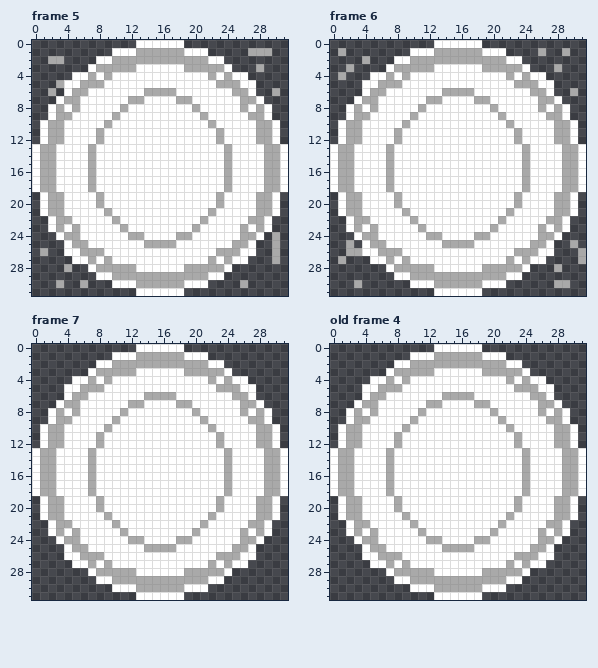
File history of a pixel-art file, assets/AreaAttack.aseprite. This is how it looked before the edit.
32x32 pixels, 8 frames. Shown: frame 5, frame 6, frame 7, old frame 4. The commit also changed other frames, which this record leaves out.
After the commit:
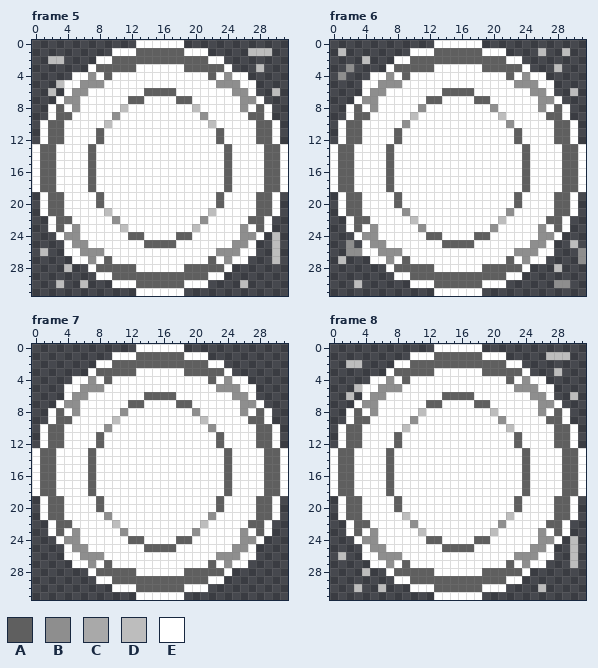
Palette (. is transparent): A #5f5f5f  B #8e8e8e  C #a9a9a9  D #bdbdbd  E #ffffff
A new or re-ordered frame is compared with the old frame closest to it.
Diff:
layer "area_melee" added
layer "Fire" removed
layer "Water" removed
layer "Earth" removed
layer "Air" removed
frames re-ordered
Changed rows in their new state; - is an unchanged pixel.
Frame 5, layer "area_melee":
first column x 1:
 1 ------------AAAAAA--------DDD-
 2 -DD------AAAAAAAAAAAA---------
 3 -------AAAAA------AAAAA----D--
 4 ------B-A------------A-B------
 5 --D--BBB--------------BBB-----
 6 -D--BB-------AAAA-------BB---D
 7 ---BB------AA----AA------BB---
 8 --A-B-----D--------D-----B-A--
 9 --AA-----B----------B-----AA--
10 -AA-----D------------D-----AA-
11 -AA----A--------------A----AA-
12 -AA----A--------------A----AA-
13 AA----A----------------A----AA
14 AA----A----------------A----AA
15 AA----A----------------A----AA
16 AA----A----------------A----AA
17 AA----A----------------A----AA
18 AA----A----------------A----AA
19 -AA----A--------------A----AA-
20 -AA----A--------------A----AA-
21 -AA-----D------------D-----AA-
22 --AA-----B----------B-----AA--
23 --A-B-----D--------D-----B-A--
24 ---BB------AA----AA------BB--D
25 ----BB-------AAAA-------BB---D
26 D----BBB--------------BBB----D
27 ------B-A------------A-B-----D
28 ---D---AAAAA------AAAAA-------
29 ---------AAAAAAAAAAAA---------
30 --D--D------AAAAAA-------D----
Frame 6, layer "area_melee":
first column x 1:
 1 D-----------AAAAAA-------D--D--
 2 ---D-----AAAAAAAAAAAA----------
 3 -B-----AAAAA------AAAAA----D---
 4 B-----B-A------------A-B-------
 5 -----BBB--------------BBB------
 6 ----BB-------AAAA-------BB---D-
 7 ---BB------AA----AA------BB----
 8 --A-B-----B--------B-----B-A---
 9 --AA-----D----------D-----AA---
10 -AA-----B------------B-----AA--
11 -AA----A--------------A----AA--
12 -AA----A--------------A----AA--
13 AA----A----------------A----AA-
14 AA----A----------------A----AA-
15 AA----A----------------A----AA-
16 AA----A----------------A----AA-
17 AA----A----------------A----AA-
18 AA----A----------------A----AA-
19 -AA----A--------------A----AA--
20 -AA----A--------------A----AA--
21 -AA-----B------------B-----AA--
22 --AA-----D----------D-----AA---
23 --A-B-----B--------B-----B-A---
24 ---BB------AA----AA------BB----
25 -B--BB-------AAAA-------BB---D-
26 -BB--BBB--------------BBB-----B
27 D-----B-A------------A-B------B
28 -------AAAAA------AAAAA----D---
29 ---------AAAAAAAAAAAA----------
30 --D---------AAAAAA---------BB--
Frame 7, layer "area_melee":
first column x 1:
 1 ------------AAAAAA------------
 2 ---------AAAAAAAAAAAA---------
 3 -------AAAAA------AAAAA-------
 4 ------B-A------------A-B------
 5 -----BBB--------------BBB-----
 6 ----BB-------AAAA-------BB----
 7 ---BB------AA----AA------BB---
 8 --A-B-----B--------B-----B-A--
 9 --AA-----D----------D-----AA--
10 -AA-----B------------B-----AA-
11 -AA----A--------------A----AA-
12 -AA----A--------------A----AA-
13 AA----A----------------A----AA
14 AA----A----------------A----AA
15 AA----A----------------A----AA
16 AA----A----------------A----AA
17 AA----A----------------A----AA
18 AA----A----------------A----AA
19 -AA----A--------------A----AA-
20 -AA----A--------------A----AA-
21 -AA-----B------------B-----AA-
22 --AA-----D----------D-----AA--
23 --A-B-----B--------B-----B-A--
24 ---BB------AA----AA------BB---
25 ----BB-------AAAA-------BB----
26 -----BBB--------------BBB-----
27 ------B-A------------A-B------
28 -------AAAAA------AAAAA-------
29 ---------AAAAAAAAAAAA---------
30 ------------AAAAAA------------
Frame 8 against old frame 4, layer "area_melee": the same change as frame 5
Pixel boxes of the changes (left, top, right, bottom) in both pictures:
changed: (40, 48, 280, 288)
changed: (338, 48, 586, 288)
changed: (40, 352, 280, 592)
changed: (338, 352, 578, 592)
